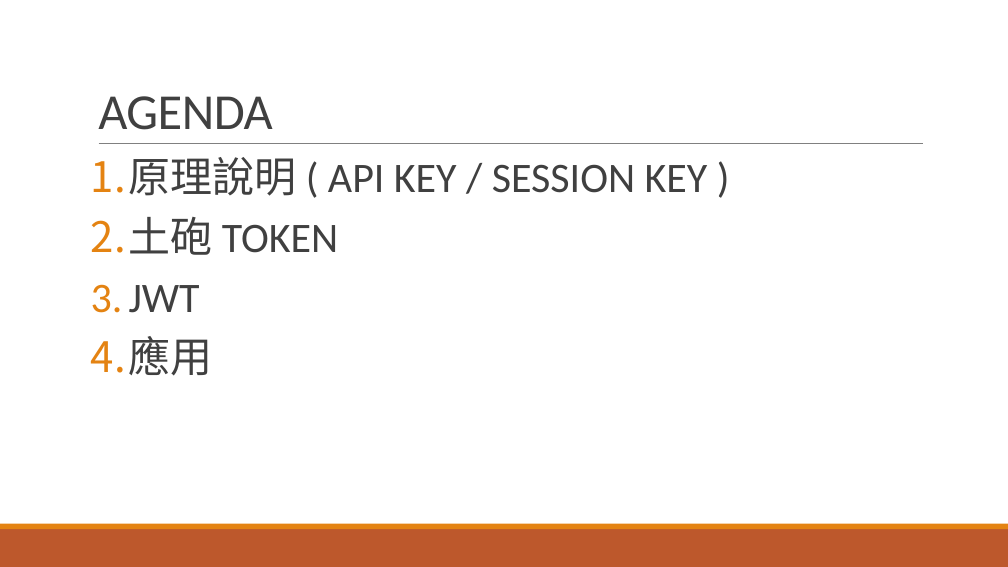
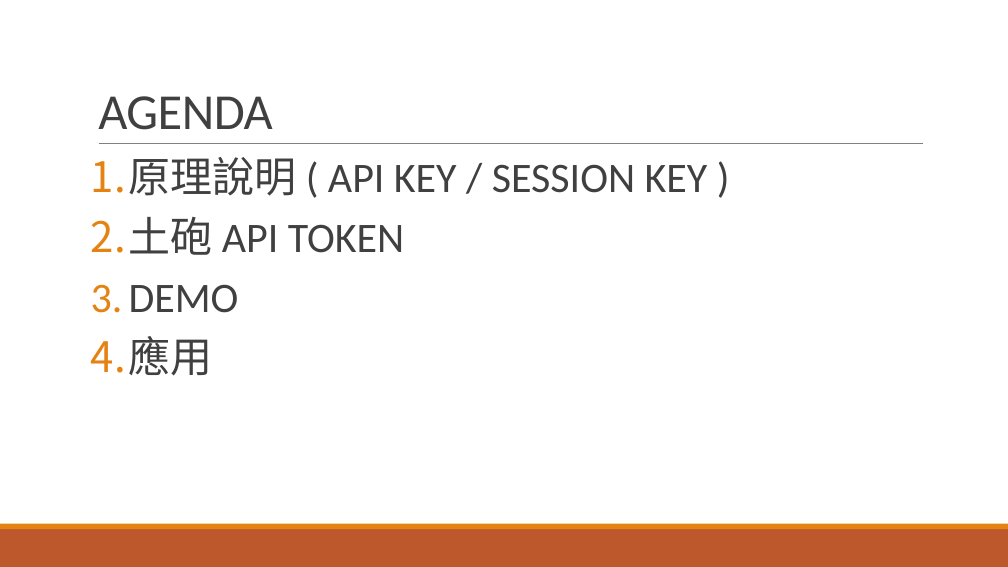
Before and after one commit to andrew0928/MeetUp.ApiTokenDemo, a slide deck: slide 3 of APITOKEN-DEMO.pptx. Drawn at 1008x567 pixels with LibreOffice and Linux fonts; fonts in the diff are those of the drawing. Boxes give left, top, right and bottom in pixels: in the first picture for what was removed or moved away, otherwise in the second. Text is boxed around its words. In the diff, an @@ line names an element or a change of style, - is before the commit and + after.

```diff
--- a/APITOKEN-DEMO.pptx
+++ b/APITOKEN-DEMO.pptx
@@ text at <box>91,217,404,313</box>: text changed @@
-2. 土砲 TOKEN
-3. JWT
+2. 土砲 API TOKEN
+3. DEMO
```
Also in this commit, not shown: 6 other slides changed, 4 slides added, 1 slide removed, 13 other files.
